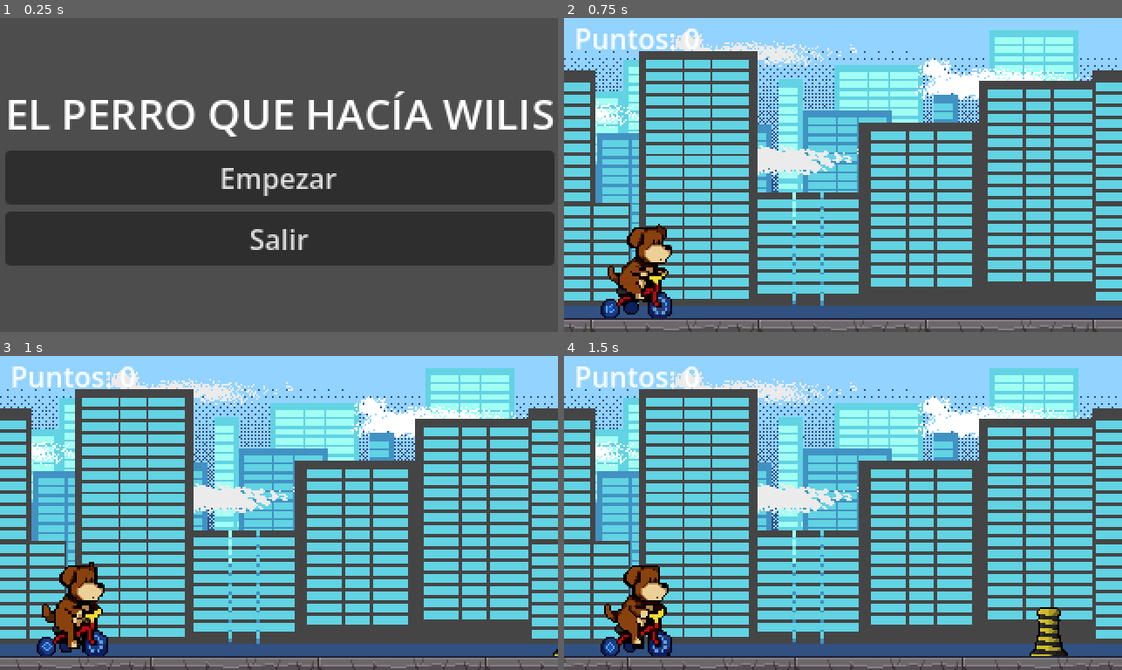
Above: before the commit, frames 1-4 (two rows, left to right).
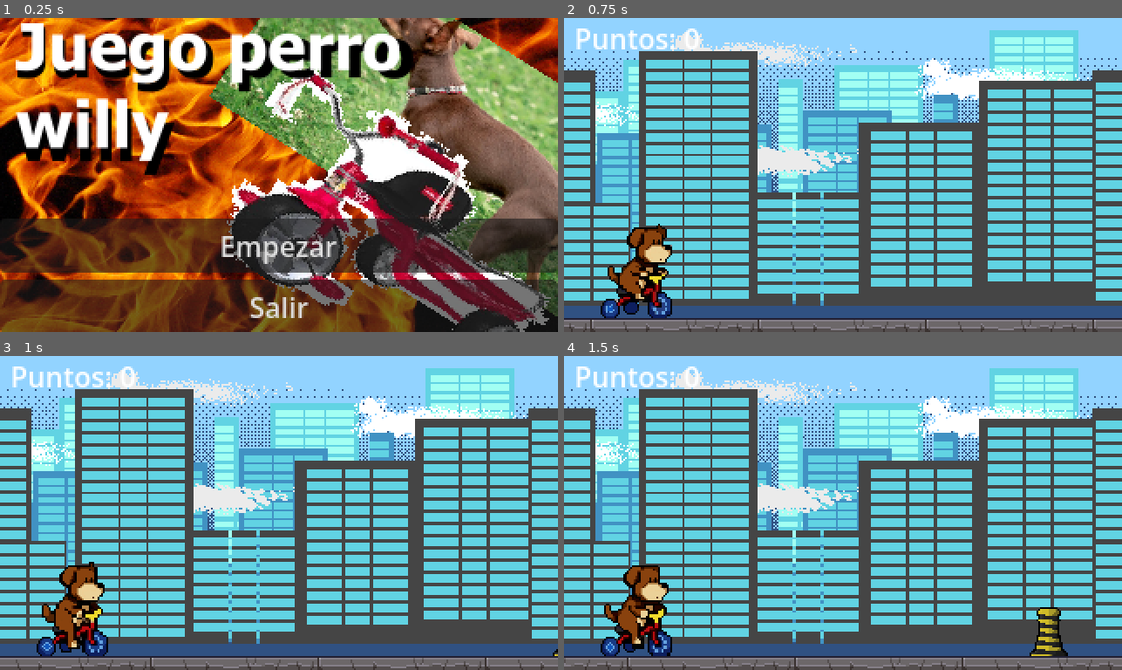
Above: after the commit, the same moments.

Repository: agusgonz/sideproject-gamejam
Game: Godot game, scene res://UI/MenuInicio.tscn
Two runs of this game, one before a commit and one after it. Both use one fixed random seed, a clock stepped at 60 frames per second and the inputs below.
Inputs:
- Up to frame 1 (0.25 s): no input
- Up to frame 2 (0.75 s): click "Empezar" at 0.5 s
- Up to frame 3 (1 s): no input
- Up to frame 4 (1.5 s): tap Down (crouch) at 1.35 s

The runs differ from the first frame. In frame 1, 93% of the frame differs, in the area x 0-100%, y 0-100%; in frame 2, nothing differs; in frame 3, nothing differs; in frame 4, nothing differs.

Commit message:
agrega foto menu inicio

Diff:
--- a/UI/MenuInicio.tscn
+++ b/UI/MenuInicio.tscn
@@ -1,6 +1,7 @@
 [gd_scene format=3 uid="uid://eoupk4ool3n3"]
 
 [ext_resource type="Script" uid="uid://cjq1i5r4nkeac" path="res://UI/menu_inicio.gd" id="1_ui4ye"]
+[ext_resource type="Texture2D" uid="uid://dvcy0tvyh6yis" path="res://UI/Sprite_Dog.png" id="2_bwfyo"]
 
 [node name="MenuInicio" type="Control" unique_id=69697496]
 layout_mode = 3
@@ -11,26 +12,26 @@
 grow_vertical = 2
 script = ExtResource("1_ui4ye")
 
+[node name="TextureRect" type="TextureRect" parent="." unique_id=1459287150]
+layout_mode = 1
+anchors_preset = 15
+anchor_right = 1.0
+anchor_bottom = 1.0
+grow_horizontal = 2
+grow_vertical = 2
+texture = ExtResource("2_bwfyo")
+
 [node name="VBoxContainer" type="VBoxContainer" parent="." unique_id=1485210515]
 layout_mode = 1
-anchors_preset = 8
-anchor_left = 0.5
-anchor_top = 0.5
-anchor_right = 0.5
-anchor_bottom = 0.5
-offset_left = -157.5
-offset_top = -52.0
-offset_right = 157.5
-offset_bottom = 52.0
+anchors_preset = 12
+anchor_top = 1.0
+anchor_right = 1.0
+anchor_bottom = 1.0
+offset_top = -65.0
+offset_bottom = 1.0
 grow_horizontal = 2
-grow_vertical = 2
+grow_vertical = 0
 size_flags_vertical = 4
-
-[node name="Label" type="Label" parent="VBoxContainer" unique_id=447723778]
-layout_mode = 2
-theme_override_font_sizes/font_size = 24
-text = "EL PERRO QUE HACÍA WILIS"
-horizontal_alignment = 1
 
 [node name="BotonEmpezar" type="Button" parent="VBoxContainer" unique_id=1861238429]
 layout_mode = 2
Binary file added: UI/Sprite_Dog.png
Not shown, added: UI/Sprite_Dog.png.import
